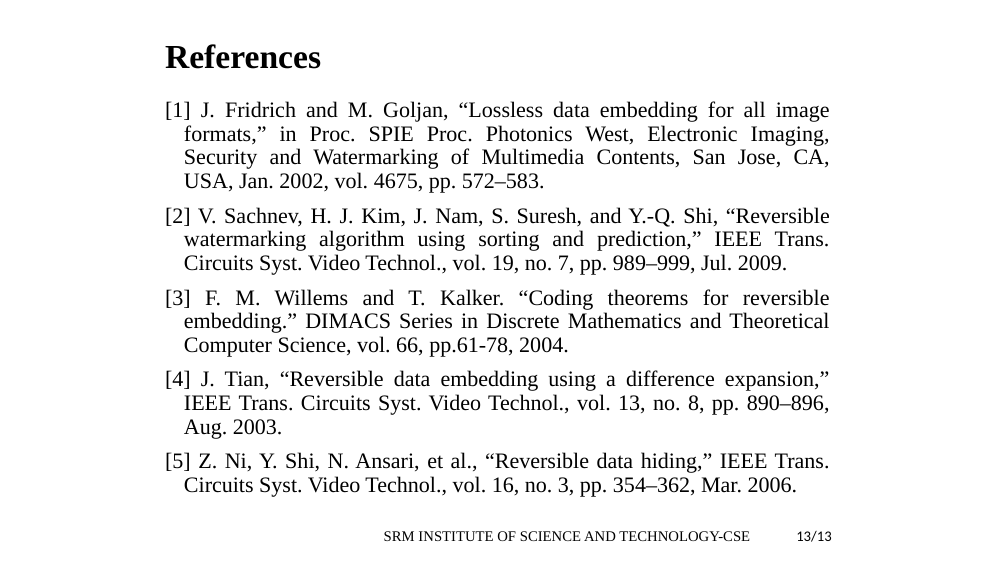
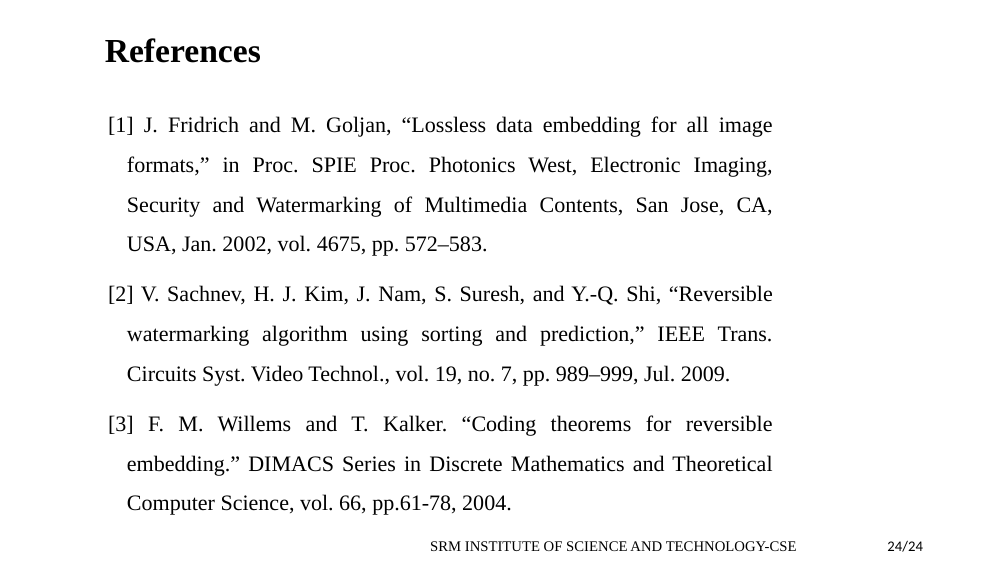
Before and after one commit to akhilmantha/Reverse-Data-Hiding-Using-Histogram-Comparison-And-MPE-Predictors, a slide deck: slide 24 of Research/Presentation/ppt (11) (1).pptx (slide 22 before the commit). Drawn at 1008x567 pixels with LibreOffice and Linux fonts; fonts in the diff are those of the drawing. Boxes give left, top, right and bottom in pixels: in the first picture for what was removed or moved away, otherwise in the second. Text is boxed around its words. In the diff, an @@ line names an element or a change of style, - is before the commit and + after.

```diff
--- a/Research/Presentation/ppt (11) (1).pptx
+++ b/Research/Presentation/ppt (11) (1).pptx
@@ title "References" moved from (x1=165, y1=44, x2=321, y2=69) to (x1=105, y1=38, x2=261, y2=63) @@
@@ text "[1] J. Fridrich and M. ..." moved from (x1=165, y1=101, x2=830, y2=497) to (x1=108, y1=116, x2=773, y2=515) @@
@@ text "[1] J. Fridrich and M. ..." at (x1=108, y1=116, x2=773, y2=515): line spacing 0.9 to 1.5 @@
@@ text at (x1=165, y1=370, x2=830, y2=497): paragraphs removed @@
-[4] J. Tian, “Reversible data embedding using a difference expansion,” IEEE Trans. Circuits Syst. Video Technol., vol. 13, no. 8, pp. 890–896, Aug. 2003.
-[5] Z. Ni, Y. Shi, N. Ansari, et al., “Reversible data hiding,” IEEE Trans. Circuits Syst. Video Technol., vol. 16, no. 3, pp. 354–362, Mar. 2006.
@@ text "SRM INSTITUTE OF SCIENCE AND ..." moved from (x1=384, y1=531, x2=750, y2=541) to (x1=430, y1=541, x2=797, y2=551) @@
@@ text at (x1=887, y1=540, x2=923, y2=552): text changed @@
-13/13
+24/24
```
Also in this commit, not shown: 18 other slides changed, 5 slides added, 3 slides removed.
